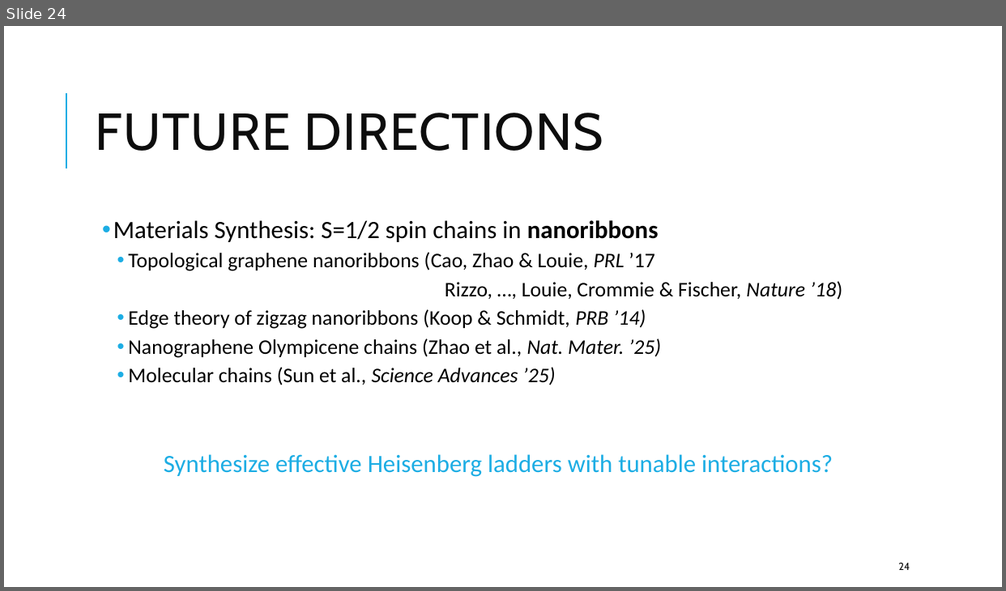
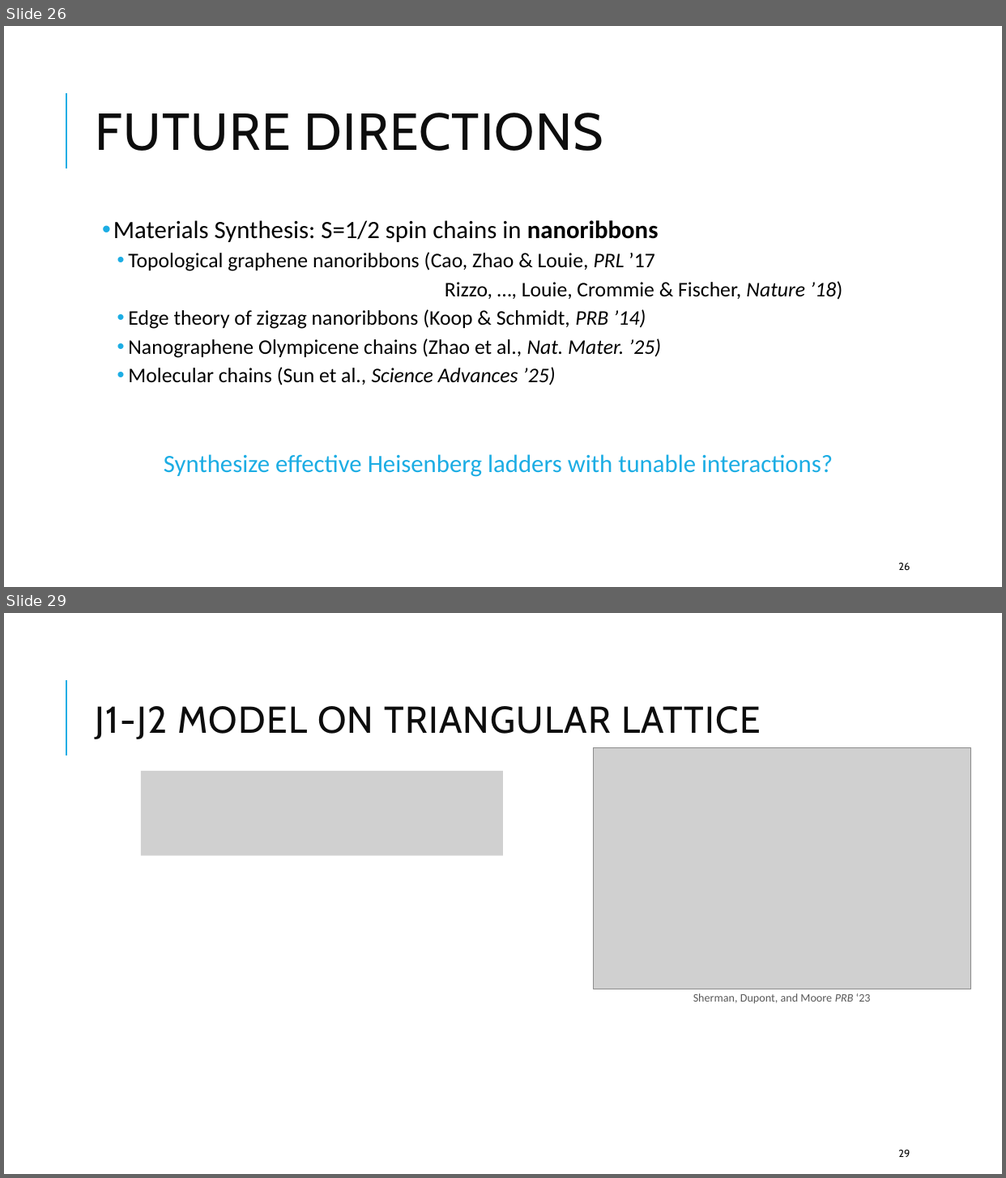
Before and after one commit to kwang0/KPZ-Project, a slide deck: Qualifying Exam Presentation.pptx. Shown one above the other, each under a label of ours: slide 24 before the commit, slides 26 and 29 after it; the slides between them are not shown. The pictures are 1006x591 and 1006x1178 pixels, drawn with LibreOffice and Linux fonts; fonts in the diff are those of the drawing; grey boxes stand for pictures. Boxes give left, top, right and bottom in pixels: in the first picture for what was removed or moved away, otherwise in the second. Text is boxed around its words. In the diff, an @@ line names an element or a change of style, - is before the commit and + after.

```diff
--- a/Qualifying Exam Presentation.pptx
+++ b/Qualifying Exam Presentation.pptx
@@ slide 29 added at <box>4,613,1002,1174</box>, background #FFFFFF; not listed: 1 template element that a slide beside it also shows @@
@@ title added at <box>96,706,761,739</box>, 36 pt, text #0D0D0D @@
+J1-J2 MODEL ON TRIANGULAR LATTICE
@@ picture added at <box>593,747,971,990</box> @@
@@ picture added at <box>141,771,503,855</box> @@
@@ text added at <box>693,994,871,1004</box>, 11 pt, text #595959 @@
+Sherman, Dupont, and Moore PRB ‘23
@@ page number added at <box>898,1150,910,1157</box>, 10 pt, text #0D0D0D @@
+29
@@ what was slide 24 is now slide 26 @@
@@ page number at <box>898,563,910,570</box>: text changed @@
-24
+26
```
Also in this commit, not shown: 6 other slides added.
